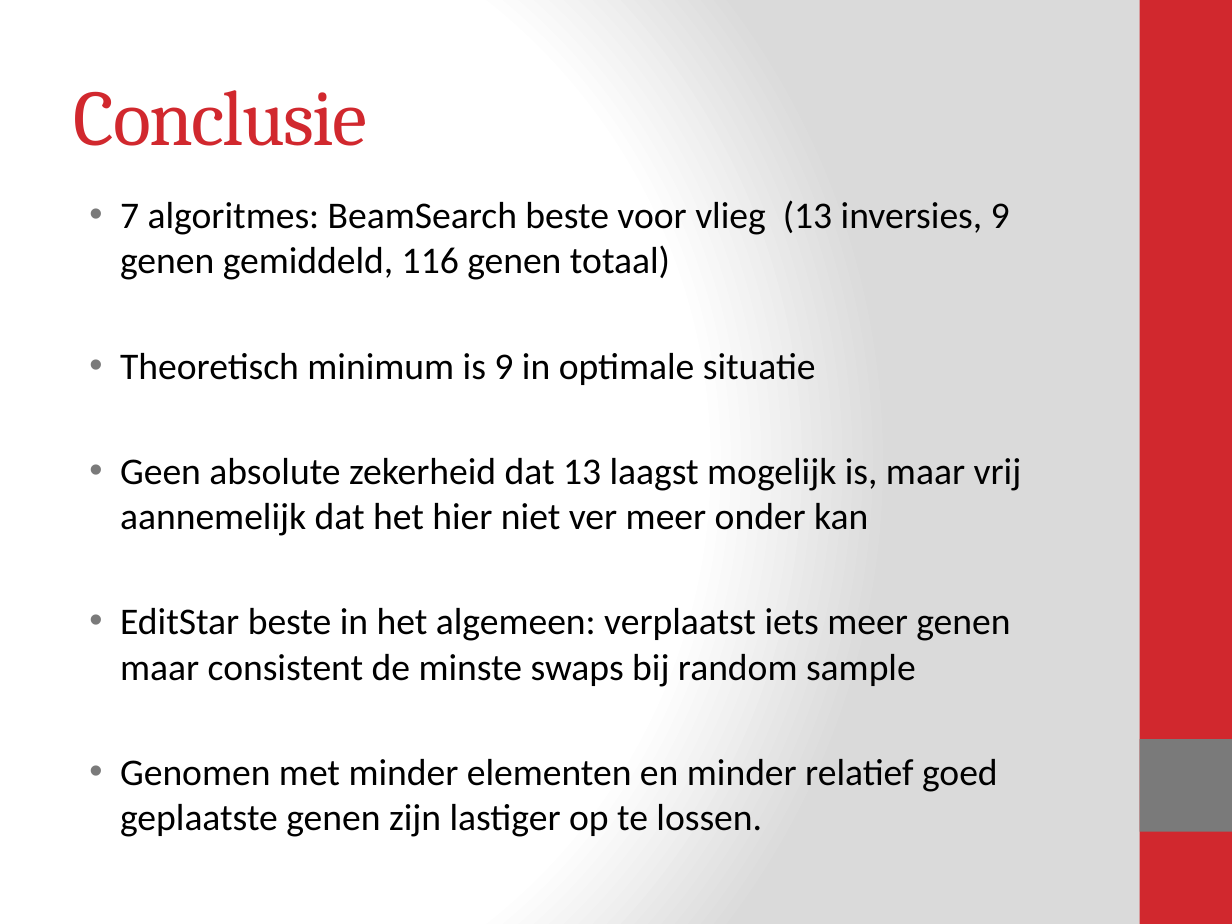
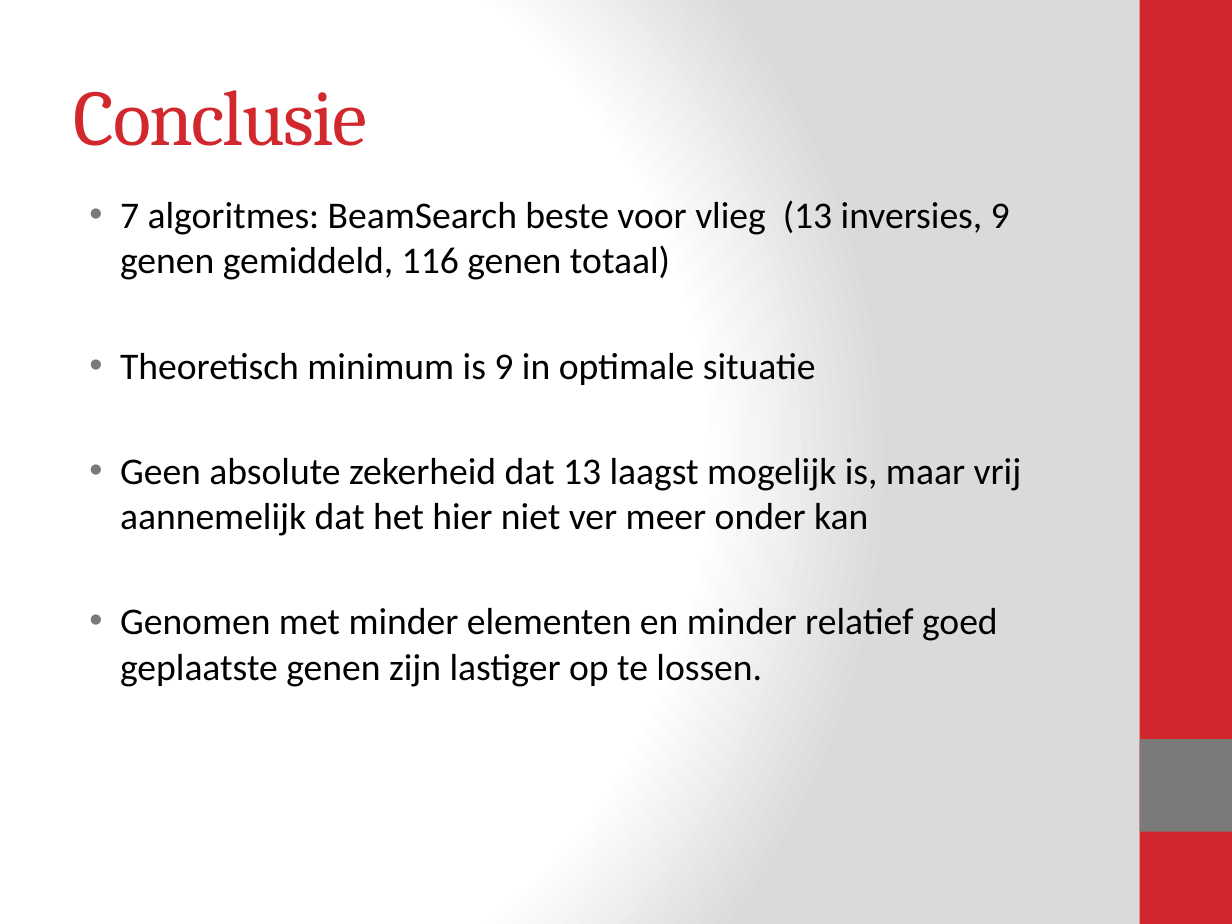
Before and after one commit to Blomr/Fruitvliegen, a slide deck: slide 16 of Fruitvliegen_Presentatie.pptx (slide 15 before the commit). Drawn at 1232x924 pixels with LibreOffice and Linux fonts; fonts in the diff are those of the drawing. Boxes give left, top, right and bottom in pixels: in the first picture for what was removed or moved away, otherwise in the second. Text is boxed around its words. In the diff, an @@ line names an element or a change of style, - is before the commit and + after.

```diff
--- a/Fruitvliegen_Presentatie.pptx
+++ b/Fruitvliegen_Presentatie.pptx
@@ text at (x1=120, y1=608, x2=1010, y2=687): paragraph removed @@
-• EditStar beste in het algemeen: verplaatst iets meer genen maar consistent de minste swaps bij random sample
```
Also in this commit, not shown: 1 other slide changed, 1 slide added, 4 other files.
